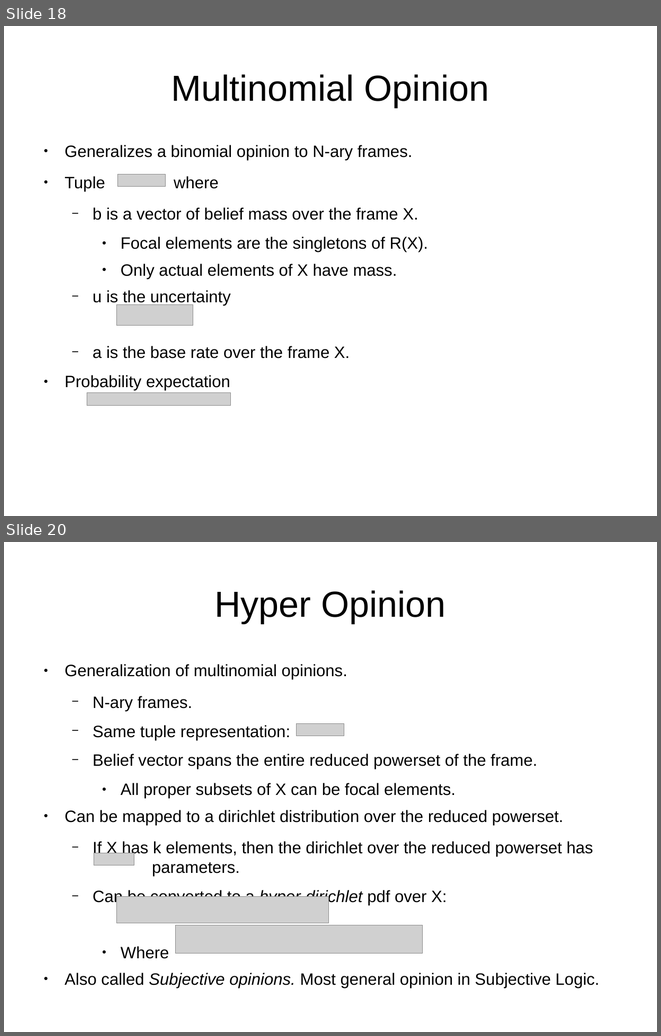
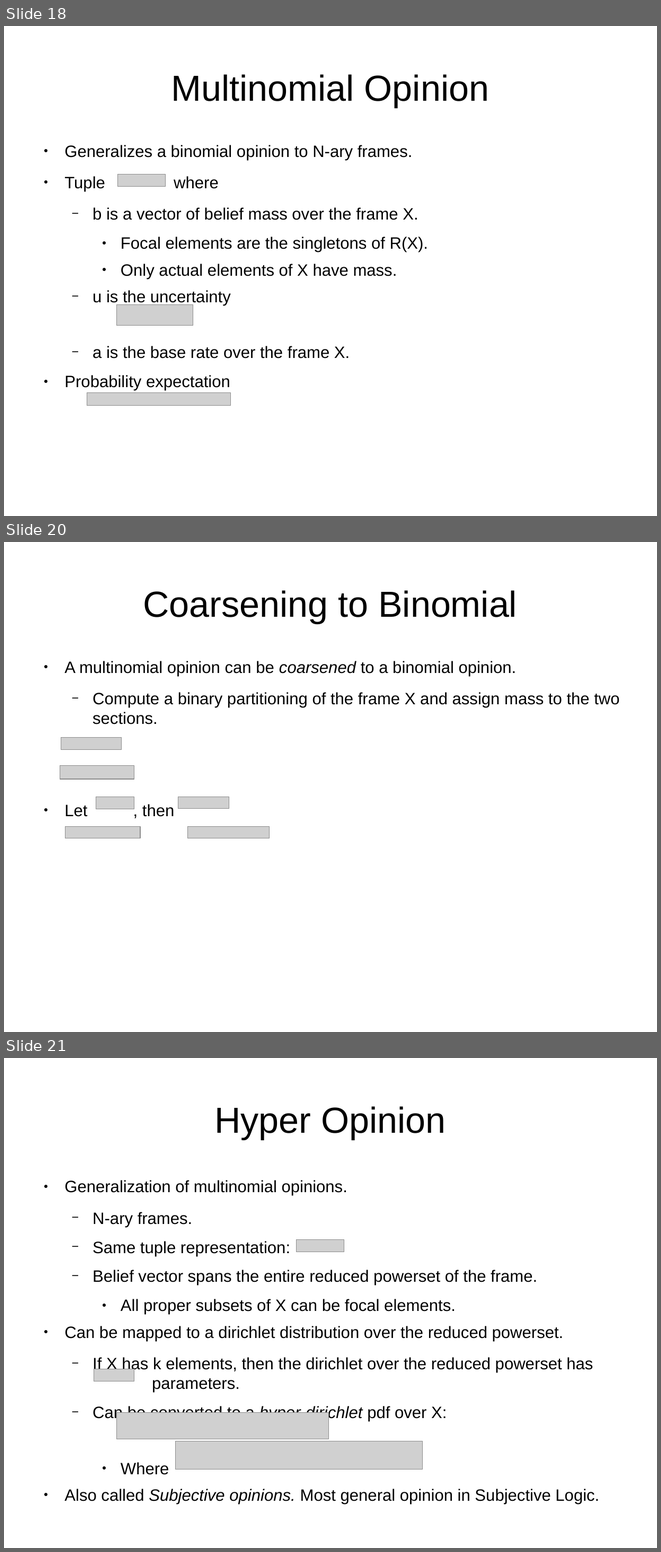
Before and after one commit to bstamour/SLHS, a slide deck: docs/proposal-from-bob.odp. Shown one above the other, each under a label of ours: slides 18 and 20 before the commit, slides 18, 20 and 21 after it; the slides between them are not shown. The pictures are 661x1036 and 661x1552 pixels, drawn with LibreOffice and Linux fonts; fonts in the diff are those of the drawing; grey boxes stand for pictures. Boxes give left, top, right and bottom in pixels: in the first picture for what was removed or moved away, otherwise in the second. Text is boxed around its words. In the diff, an @@ line names an element or a change of style, - is before the commit and + after.

Commit message:
ownership. Some coarsening.

```diff
--- a/docs/proposal-from-bob.odp
+++ b/docs/proposal-from-bob.odp
@@ slide 20 added at bbox=[4, 542, 657, 1032], background #FFFFFF @@
@@ title added at bbox=[143, 590, 517, 623], 44 pt, text #000000 @@
+Coarsening to Binomial
@@ text added at bbox=[64, 661, 619, 817], 20 pt, text #000000 @@
+● A multinomial opinion can be coarsened to a binomial opinion.
+  − Compute a binary partitioning of the frame X and assign mass to the two sections.
+● Let , then
@@ picture added at bbox=[61, 738, 121, 749] @@
@@ picture added at bbox=[60, 765, 134, 779] @@
@@ picture added at bbox=[96, 797, 134, 809] @@
@@ picture added at bbox=[178, 797, 229, 809] @@
@@ picture added at bbox=[65, 827, 140, 838] @@
@@ picture added at bbox=[188, 827, 270, 838] @@
@@ what was slide 20 is now slide 21 @@
```
Also in this commit, not shown: 4 slides changed, 1 other slide added.
